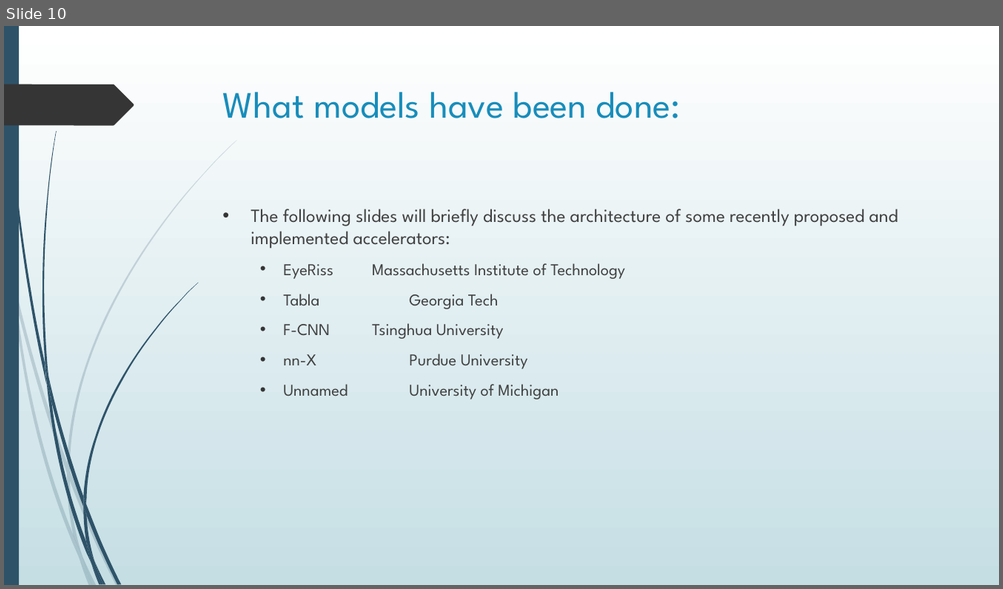
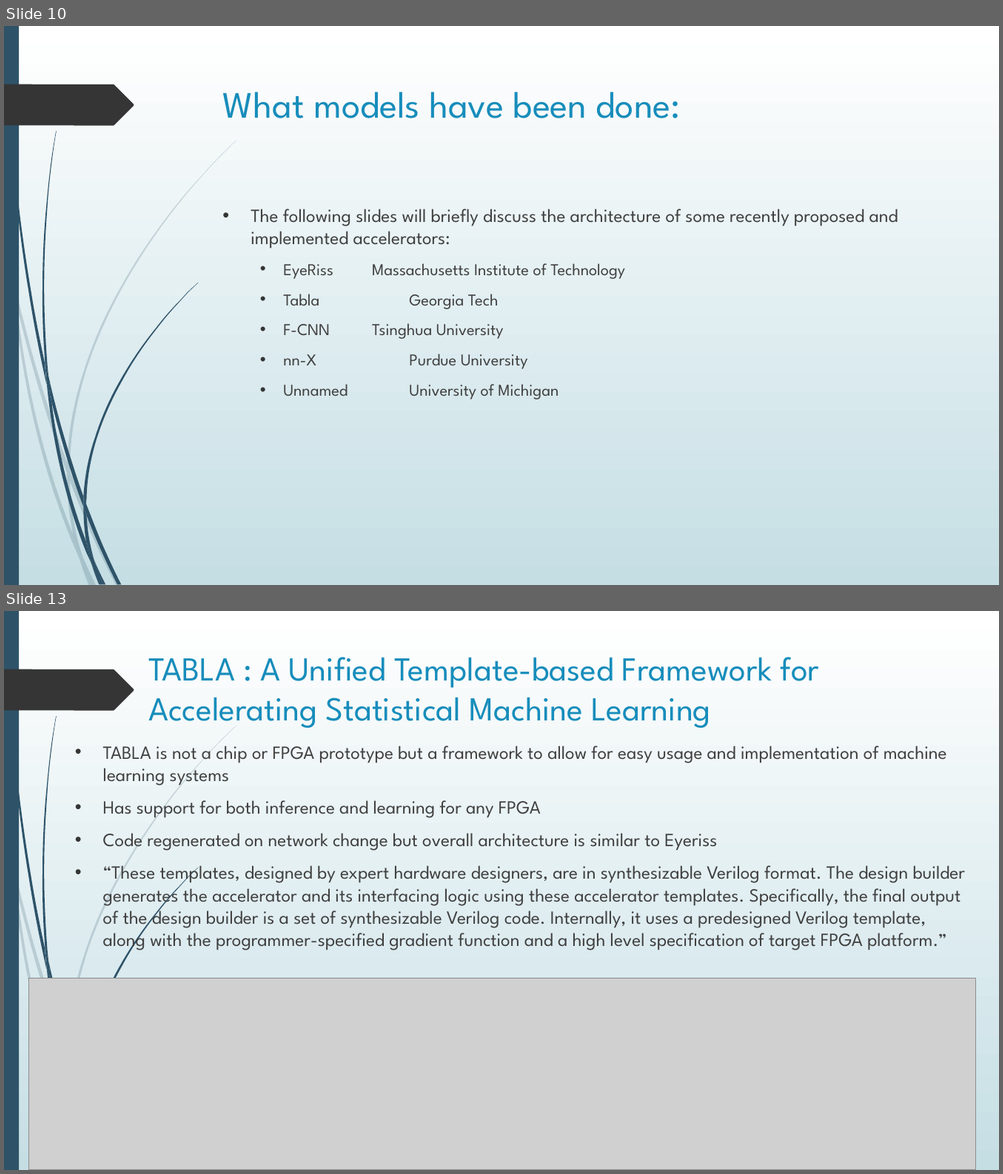
Before and after one commit to erikgroving/NeuralNetworkHardwareAccelerator, a slide deck: WeeklyPresentations/update1_02_11.pptx. Shown one above the other, each under a label of ours: slide 10 before the commit, slides 10 and 13 after it; the slides between them are not shown. The pictures are 1003x589 and 1003x1174 pixels, drawn with LibreOffice and Linux fonts; fonts in the diff are those of the drawing; grey boxes stand for pictures. Boxes give left, top, right and bottom in pixels: in the first picture for what was removed or moved away, otherwise in the second. Text is boxed around its words. In the diff, an @@ line names an element or a change of style, - is before the commit and + after.

```diff
--- a/WeeklyPresentations/update1_02_11.pptx
+++ b/WeeklyPresentations/update1_02_11.pptx
@@ slide 13 added at (4, 611, 999, 1170), background gradient #FFFFFF to #C5DEE5; not listed: 20 template elements that a slide beside it also shows @@
@@ title added at (148, 657, 819, 728), 32.4 pt, text #178DBB @@
+TABLA : A Unified Template-based Framework for Accelerating Statistical Machine Learning
@@ text added at (103, 746, 965, 953), 18 pt, text #404040 @@
+• TABLA is not a chip or FPGA prototype but a framework to allow for easy usage and implementation of machine learning systems
+• Has support for both inference and learning for any FPGA
+• Code regenerated on network change but overall architecture is similar to Eyeriss
+• “These templates, designed by expert hardware designers, are in synthesizable Verilog format. The design builder generates the accelerator and its interfacing logic using these accelerator templates. Specifically, the final output of the design builder is a set of synthesizable Verilog code. Internally, it uses a predesigned Verilog template, along with the programmer-specified gradient function and a high level specification of target FPGA platform.”
@@ picture added at (28, 979, 976, 1170) @@
```
Also in this commit, not shown: 3 slides changed, 9 other slides added.
